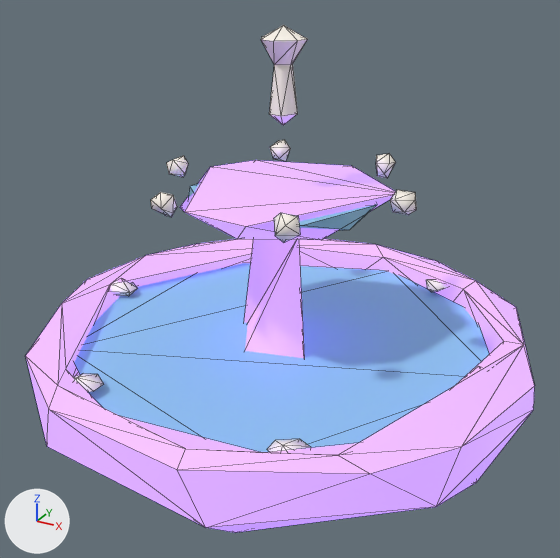
What one commit did to the glTF model public/models/lod2/fountain.glb.
The view is the same before and after, from a 50 mm camera at (3.1, -5.69, 3.84) aimed at (0.08, -0.19, 1.09). Arrows for +X, +Y and +Z are at lower left; the lights stay in place. The picture after the commit comes second. Mesh edges are drawn as thin lines. Where no turn or scale is listed for an object, it has been applied to the vertices. Vertices at exactly the same position are counted once.

Objects in the first picture: 'fountain.004', 'water.004'.
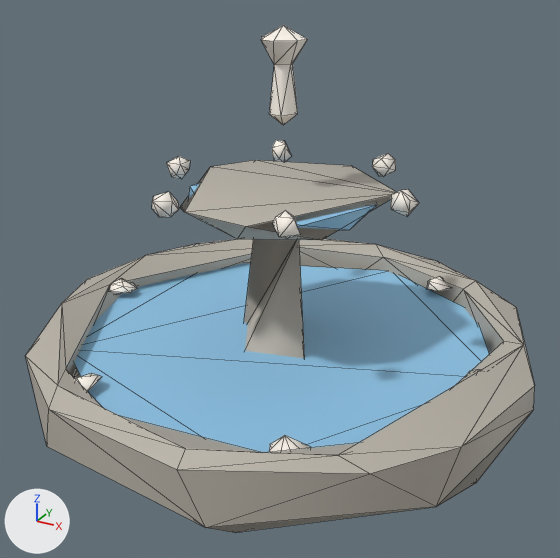
Where the change shows, as pixel boxes (x1, y1, x2, y2) in the pictures (560 x 558 px):
```json
{"object": "water.004", "change": "moved", "before": [74, 25, 448, 452], "after": [74, 25, 480, 452]}
{"part": 1, "of": "me_fountain_004", "change": "surface changed", "before": [26, 160, 535, 533], "after": [26, 160, 535, 533], "on screen": "darker"}
```

Scene script edits in JSON lines:
```json
{"block": "me_fountain_004", "where": "me_fountain_004.from_pydata(...)  # 101 vertices, 182 faces; spans x -2.3..2.3, y -2.28..2.28, z -0.93..0.93"}
{"block": "me_fountain_004", "where": "# used by ob_fountain_004; location = (0.001, 0.019, 0.925)"}
{"block": "me_fountain_004", "change": "me_fountain_004 part 1: texture (UV) coordinates of 182 of 182 faces, centred in x -2.22..2.2, y -2.22..2.2, z -0.93..0.93, changed; they spanned u 0.44..0.56, v 0.38..0.62 and now span u 0.44..0.56, v 0.5..0.7"}
{"op": "set", "path": "ob_water_004.location", "old": "(0.0, 0.0, 1.816)", "new": "(0.0, -0.006, 1.816)"}
```
